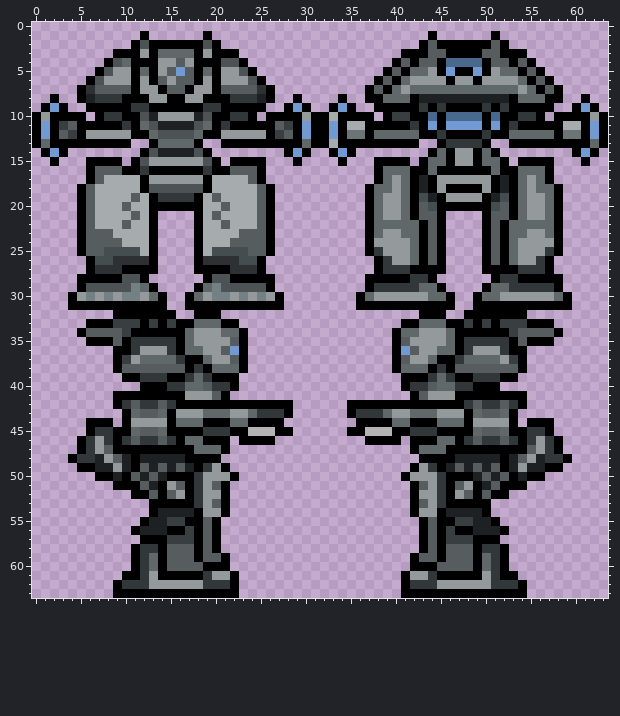
Pixel-art sprite, stored at Resources/Textures/Objects/Specific/Mech/mecha.rsi/Silverback.png. The first picture shows the starting point.
The file is 64x64 pixels. Colours within 5 levels of each other are drawn and written as one.
The same view after the edit:
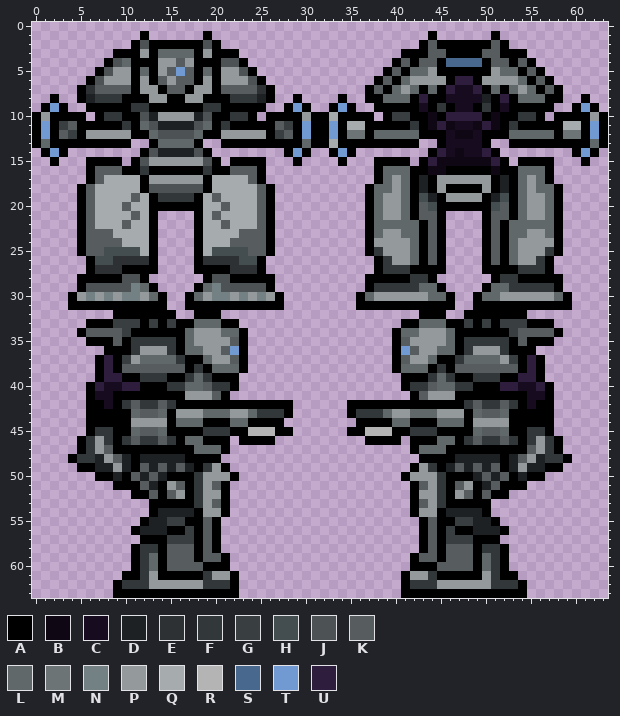
Palette (. is transparent): A #000000  B #0f0814  C #170c1f  D #1e2123  E #2d3133  F #323839  G #393e40  H #444d50  J #4d5354  K #575c5e  L #60686a  M #6c7475  N #738185  P #949a9c  Q #a6acad  R #b4b4b4  S #49688e  T #709ad1  U #2f1d3d
Diff:
y 5: x 46 T -> A; x 49 T -> A
y 6: x 47..48 PP -> UU
y 7: x 43 L -> A; x 45..50 LLLLLL -> AUCCUA; x 52 L -> A
y 8: x 43..49 DDDDDDD -> UAACCCC; x 51..52 DD -> AU
y 9: x 43 F -> C; x 47..48 AA -> CC; x 52 F -> C
y 10: x 44 S -> B; x 46..49 SSSS -> UUUU; x 51 S -> B
y 11: x 44..51 TATTTTAT -> BUBCCBUB
y 12: x 45..50 FAAAAF -> ACBBCA
y 13: x 46..49 FFFF -> CCCC
y 14: x 45..50 LAPPAL -> UCBCCU
y 15: x 44..51 LLAPPALL -> UBBBBBBU
y 16: x 44..45 LA -> BB; x 51 L -> B
y 36: x 8 . -> A; x 55 . -> A
y 37..38: x 7..8 .. -> AU; x 55..56 .. -> UA
y 39: x 7..9 ... -> AUU; x 54..56 ... -> UUA
y 40: x 6..11 ...... -> AUCCUU; x 52..57 ...... -> UUCCUA
y 41: x 6..8 ... -> ACC; x 55..57 ... -> CCA
y 42: x 6..8 ... -> AAC; x 55..57 ... -> CAA
y 43: x 6..9 .... -> AAAA; x 54..57 .... -> AAAA
y 44: x 9 . -> A; x 54 . -> A
